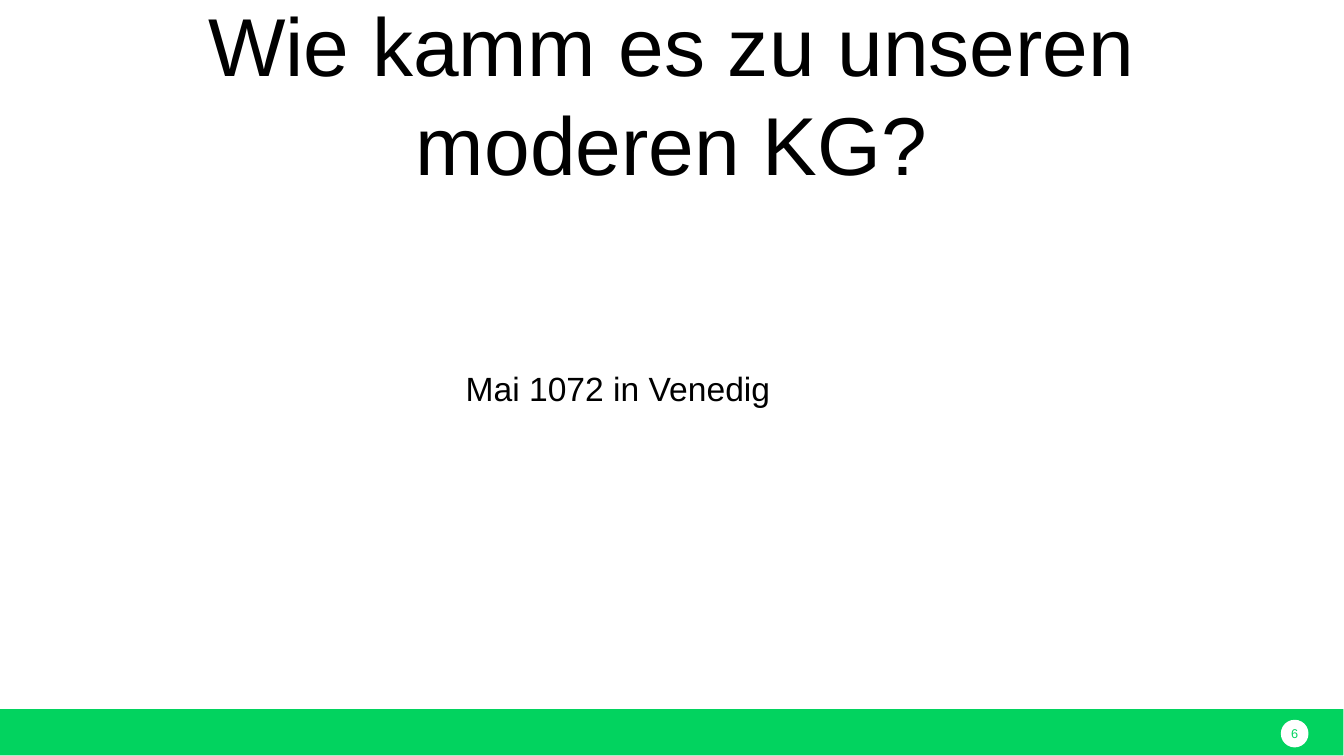
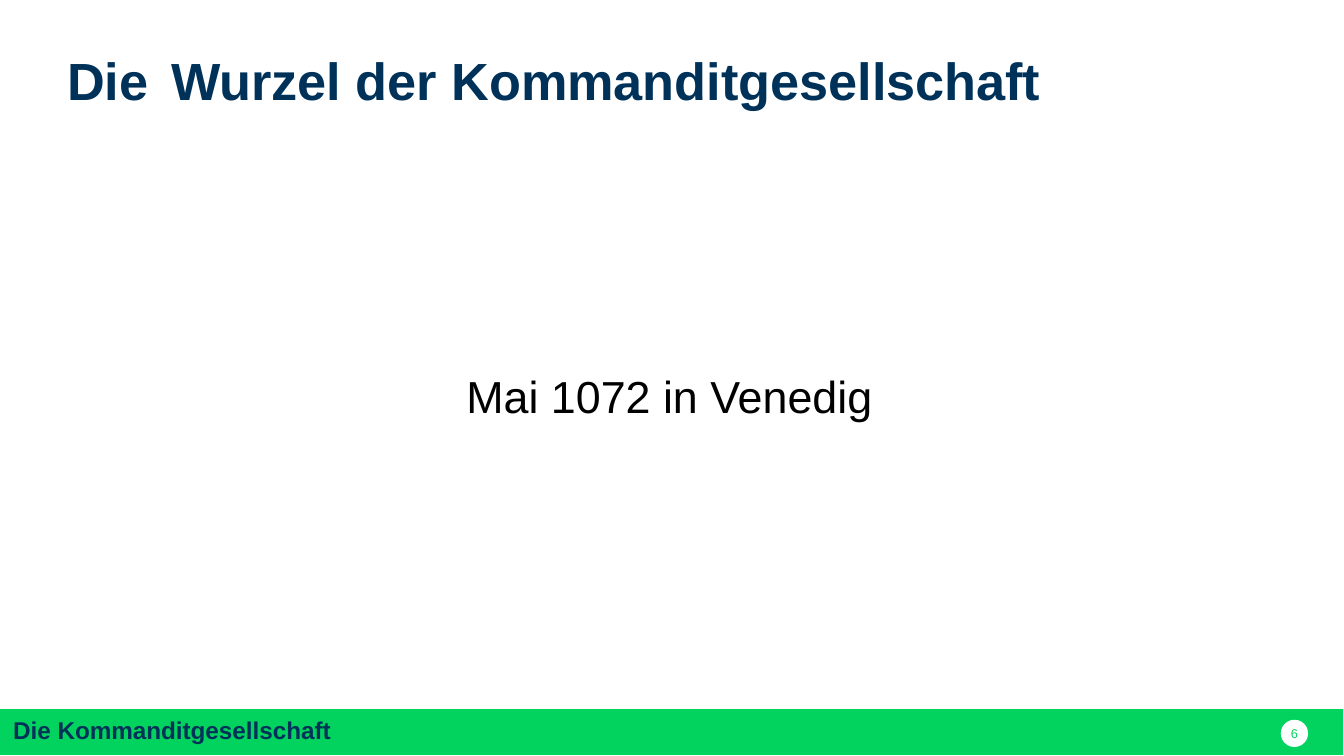
Before and after one commit to nodeg/exercises, a slide deck: slide 6 of FINAL_Referat_BWP_FINAL.pptx. Drawn at 1344x756 pixels with LibreOffice and Linux fonts; fonts in the diff are those of the drawing. Boxes give left, top, right and bottom in pixels: in the first picture for what was removed or moved away, otherwise in the second. Text is boxed around its words. In the diff, an @@ line names an element or a change of style, - is before the commit and + after.

```diff
--- a/FINAL_Referat_BWP_FINAL.pptx
+++ b/FINAL_Referat_BWP_FINAL.pptx
@@ text at bbox=[67, 62, 1041, 110]: text changed; size 44 to 28 pt; text colour #000000 to #003259; bold on @@
-Wie kamm es zu unseren moderen KG?
+Die Wurzel der Kommanditgesellschaft
@@ text "Mai 1072 in Venedig" at bbox=[466, 380, 872, 422]: size 18 to 24 pt @@
@@ text in rectangle at bbox=[13, 721, 331, 744]: text added @@
+Die Kommanditgesellschaft
```
Also in this commit, not shown: 15 other slides changed, 9 slides added, 5 slides removed.
